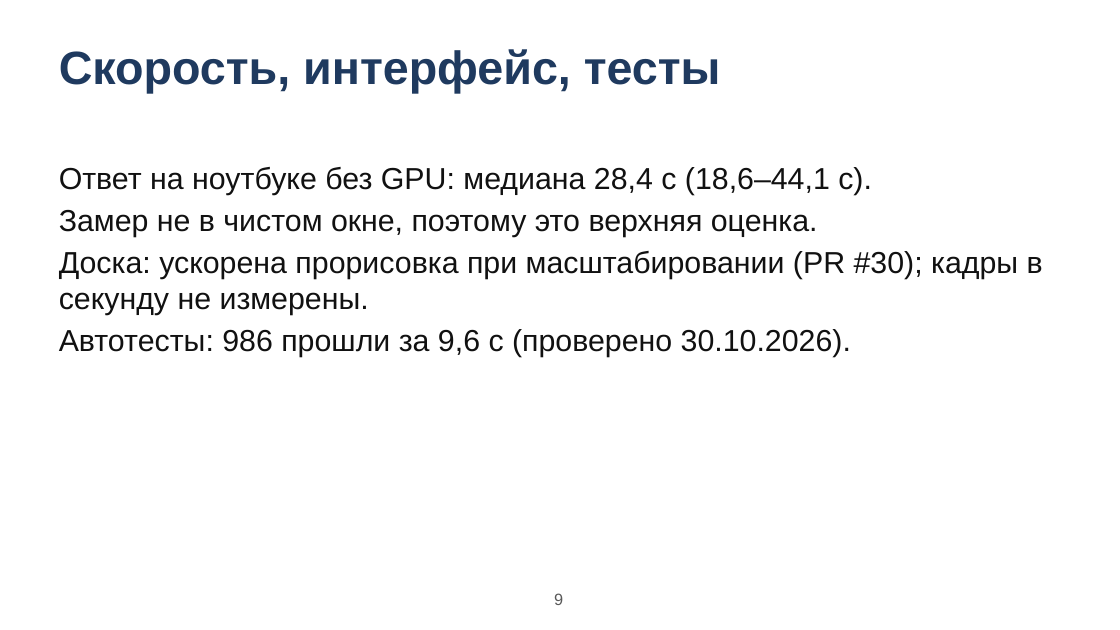
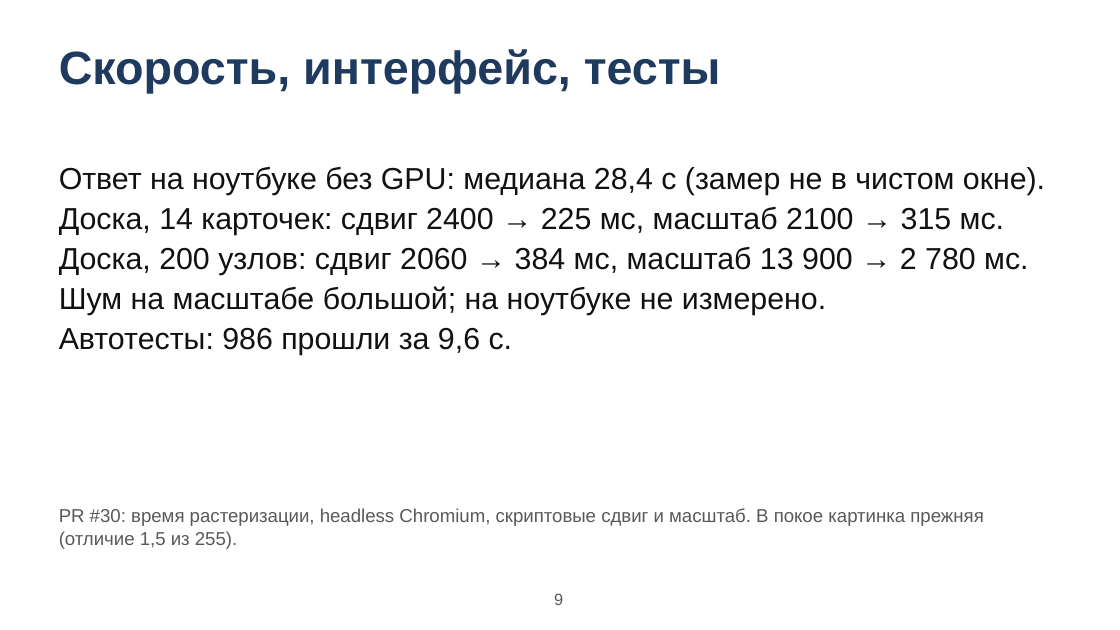
Before and after one commit to AndrewStrizhevskiy/detective-board, a slide deck: slide 9 of docs/gost/09-prezentaciya.pptx. Drawn at 1120x630 pixels with LibreOffice and Linux fonts; fonts in the diff are those of the drawing. Boxes give left, top, right and bottom in pixels: in the first picture for what was removed or moved away, otherwise in the second. Text is boxed around its words. In the diff, an @@ line names an element or a change of style, - is before the commit and + after.

```diff
--- a/docs/gost/09-prezentaciya.pptx
+++ b/docs/gost/09-prezentaciya.pptx
@@ text at (59,167,1045,356): text changed @@
-Ответ на ноутбуке без GPU: медиана 28,4 с (18,6–44,1 с).
-Замер не в чистом окне, поэтому это верхняя оценка.
-Доска: ускорена прорисовка при масштабировании (PR #30); кадры в секунду не измерены.
-Автотесты: 986 прошли за 9,6 с (проверено 30.10.2026).
+Ответ на ноутбуке без GPU: медиана 28,4 с (замер не в чистом окне).
+Доска, 14 карточек: сдвиг 2400 → 225 мс, масштаб 2100 → 315 мс.
+Доска, 200 узлов: сдвиг 2060 → 384 мс, масштаб 13 900 → 2 780 мс.
+Шум на масштабе большой; на ноутбуке не измерено.
+Автотесты: 986 прошли за 9,6 с.
@@ text added at (59,508,983,549), 16 pt, text #595959 @@
+PR #30: время растеризации, headless Chromium, скриптовые сдвиг и масштаб. В покое картинка прежняя (отличие 1,5 из 255).
```
Also in this commit, not shown: 1 other slide changed, 1 slide added, 1 slide removed, 28 other files.
